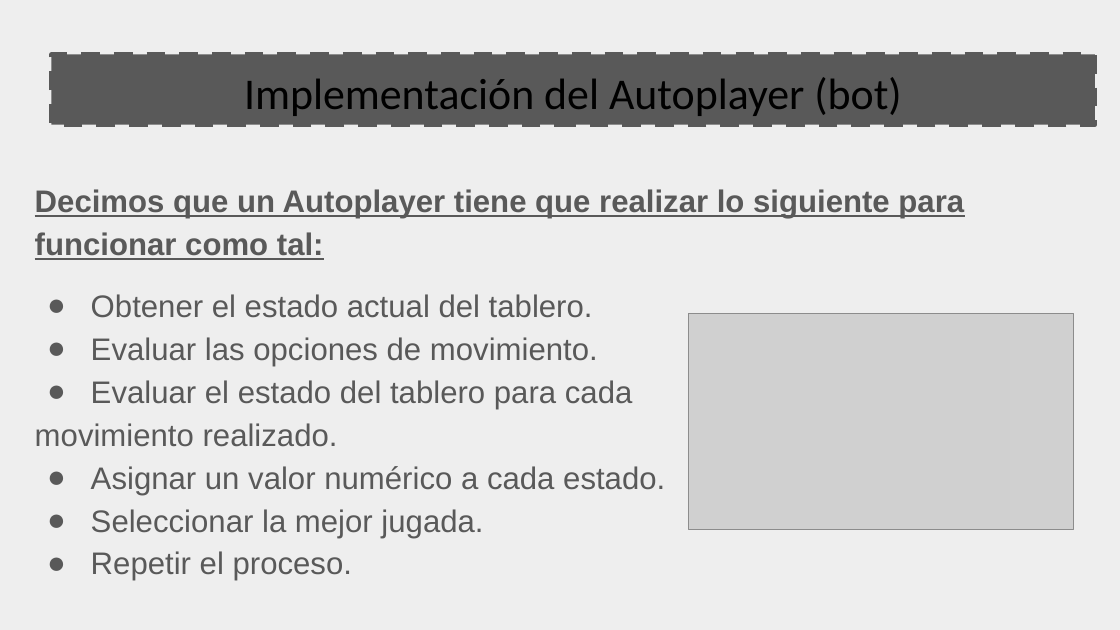
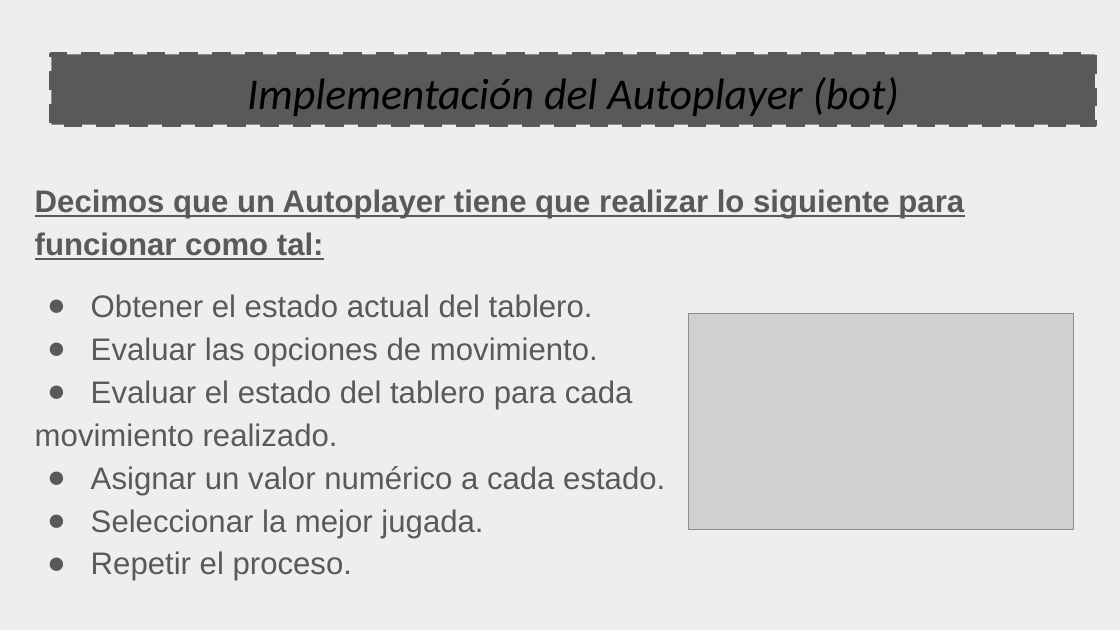
Before and after one commit to raullencinas-frm-utn/Hexajedrez, a slide deck: slide 21 of Hexajedrez - Presentación.odp (slide 18 before the commit). Drawn at 1120x630 pixels with LibreOffice and Linux fonts; fonts in the diff are those of the drawing; grey boxes stand for pictures. Boxes give left, top, right and bottom in pixels: in the first picture for what was removed or moved away, otherwise in the second. Text is boxed around its words. In the diff, an @@ line names an element or a change of style, - is before the commit and + after.

```diff
--- a/Hexajedrez - Presentación.odp
+++ b/Hexajedrez - Presentación.odp
@@ title "Implementación del Autoplayer (bot)" at (x1=52, y1=55, x2=1095, y2=125): italic on @@
```
Also in this commit, not shown: 5 other slides changed, 11 slides added, 2 slides removed, 1 other file.
